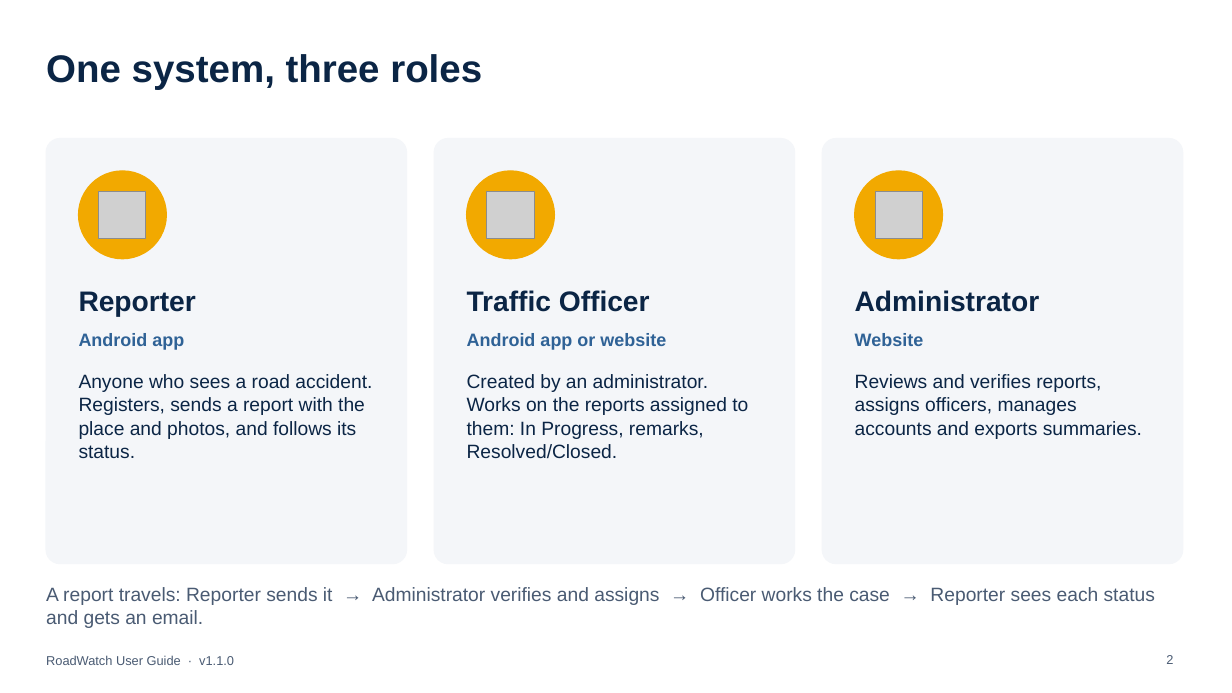
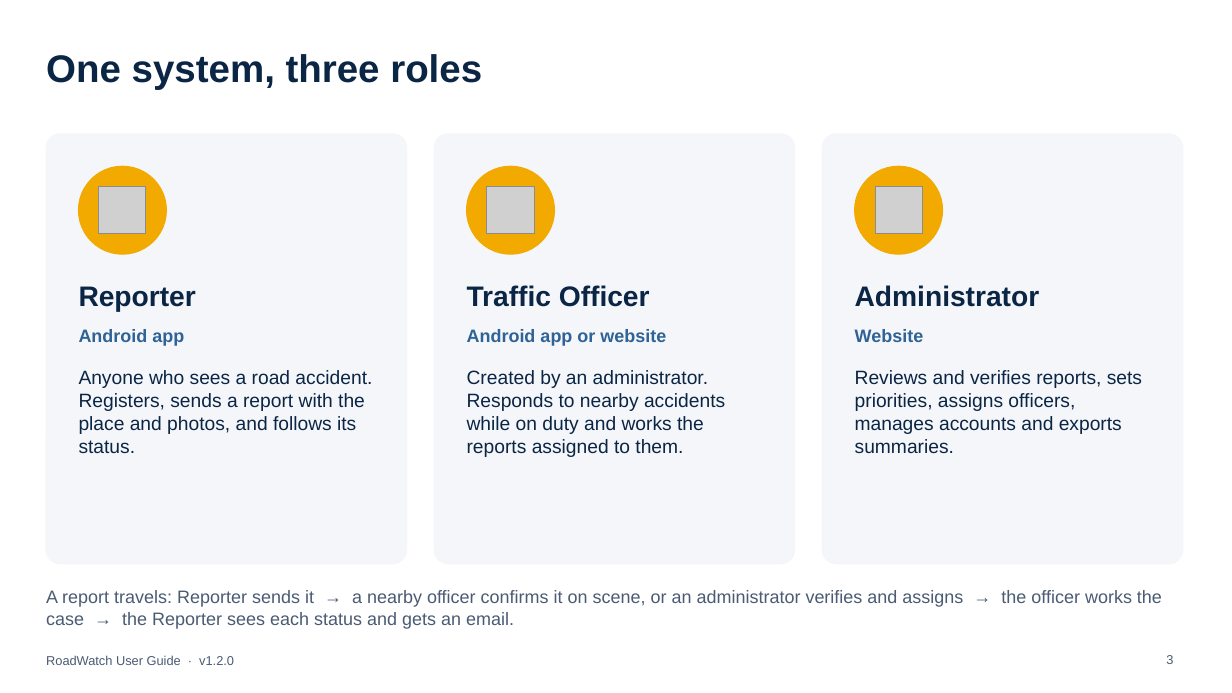
Before and after one commit to l3n8n-ocd/roadwatch, a slide deck: slide 3 of docs/user-guide/RoadWatch-User-Guide.pptx (slide 2 before the commit). Drawn at 1232x693 pixels with LibreOffice and Linux fonts; fonts in the diff are those of the drawing; grey boxes stand for pictures. Boxes give left, top, right and bottom in pixels: in the first picture for what was removed or moved away, otherwise in the second. Text is boxed around its words. In the diff, an @@ line names an element or a change of style, - is before the commit and + after.

Commit message:
docs: PowerPoint user guide v1.2.0 for every role: what is new, report priority, On duty and nearby alerts, confirm or reject on scene, Users toolbar, alert range, the Guide and Read aloud; new web and app addresses (#26)

```diff
--- a/docs/user-guide/RoadWatch-User-Guide.pptx
+++ b/docs/user-guide/RoadWatch-User-Guide.pptx
@@ rounded rectangle: place and size @@
-rounded rectangle at (46,139,407,564)
+rounded rectangle at (46,134,407,564)
@@ rounded rectangle: place and size @@
-rounded rectangle at (434,139,795,564)
+rounded rectangle at (434,134,795,564)
@@ rounded rectangle: place and size @@
-rounded rectangle at (823,139,1183,564)
+rounded rectangle at (823,134,1183,564)
@@ 6 texts, 3 pictures, 3 ellipses: place and size @@
-6 texts, 3 pictures, 3 ellipses at (79,171,1040,350)
+6 texts, 3 pictures, 3 ellipses at (79,166,1040,346)
@@ text "Anyone who sees a road ...": place and size @@
-text "Anyone who sees a road ..." at (79,374,372,458)
+text "Anyone who sees a road ..." at (79,370,372,453)
@@ text at (467,370,725,457): text changed @@
-Created by an administrator. Works on the reports assigned to them: In Progress, remarks, Resolved/Closed.
+Created by an administrator. Responds to nearby accidents while on duty and works the reports assigned to them.
@@ text at (855,370,1142,453): text changed @@
-Reviews and verifies reports, assigns officers, manages accounts and exports summaries.
+Reviews and verifies reports, sets priorities, assigns officers, manages accounts and exports summaries.
@@ text at (46,590,1162,629): text changed; size 15 to 14 pt @@
-A report travels: Reporter sends it → Administrator verifies and assigns → Officer works the case → Reporter sees each status and gets an email.
+A report travels: Reporter sends it → a nearby officer confirms it on scene, or an administrator verifies and assigns → the officer works the case → the Reporter sees each status and gets an email.
@@ text at (46,655,234,665): text changed @@
-RoadWatch User Guide · v1.1.0
+RoadWatch User Guide · v1.2.0
@@ page number at (1166,655,1173,664): text changed @@
-2
+3
```
Also in this commit, not shown: 29 other slides changed, 9 slides added, 1 slide removed, 1 other file.
